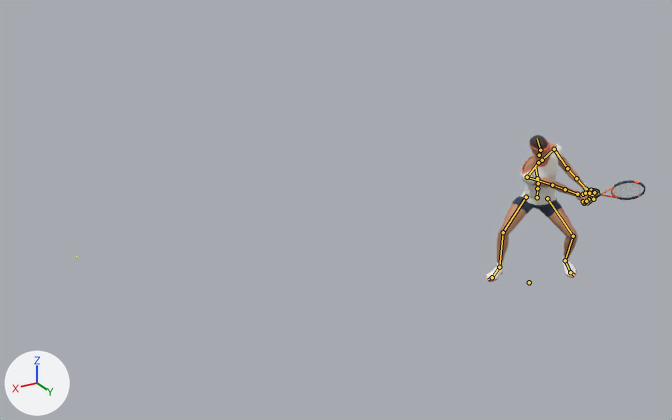
A saved change to the Blender file character-pipeline/kai/kai_08_all.blend.
Before and after are seen from a 50 mm lens placed at (6.35, 7.01, 4.62), pointed at (-2.13, -7.13, -2.45). Arrows for +X, +Y and +Z are at lower left; the lights stay in place. The older version comes first. Both versions are drawn at frame 65 of the action 'Backhand'; the numbers are the values there. The bones that bend it are drawn over the model as lines.

Names of what the first picture shows: 'Kai_Body', 'Kai_Hair', 'Kai_Headband', 'Kai_Racket', 'Kai_Shirt', 'Kai_Shoes', 'Kai_Shorts', 'Kai_Socks', 'Kai_Wristband_R' and 1 more.
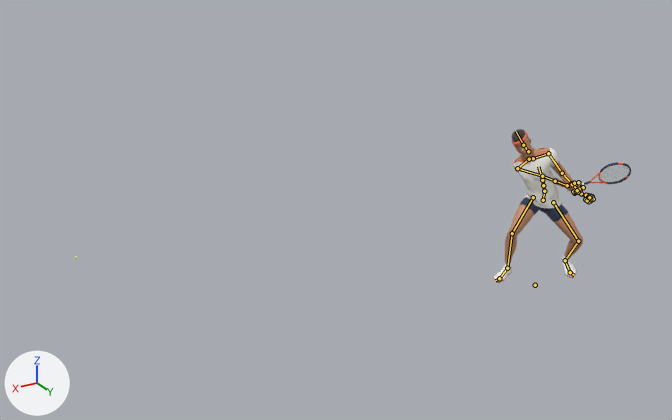
Where the change shows, as pixel boxes [x1, y1, x2, y2] in the pictures (672 x 420 px):
'Kai_Body', posed (12% narrower, 11% taller): before [497, 144, 598, 263]; after [505, 137, 594, 269]
'Kai_Shirt', posed: before [521, 144, 564, 207]; after [513, 148, 562, 210]
'Kai_Shorts', posed (18% taller): before [512, 196, 562, 217]; after [520, 197, 568, 222]
'Kai_Racket', posed (43% taller): before [577, 180, 645, 200]; after [567, 162, 631, 191]
'Kai_Shoes', posed (9% narrower): before [486, 258, 577, 282]; after [494, 258, 577, 283]
'Kai_Hair', posed: before [530, 135, 548, 151]; after [511, 129, 528, 142]
'Kai_StringBed', posed (19% taller): before [613, 183, 643, 198]; after [600, 165, 630, 183]
'Kai_Headband', posed: before [529, 141, 550, 153]; after [512, 131, 527, 146]
'Kai_Socks', posed (11% narrower, 7% taller): before [496, 255, 569, 269]; after [504, 255, 569, 270]
'Kai_Wristband_R', posed (not visible afterwards): before [572, 190, 577, 196]
bone 'Root', root to tip: before (529, 282) to (531, 283); after (535, 285) to (536, 286)
bone 'pelvis', root to tip: before (537, 197) to (537, 188); after (543, 200) to (544, 191)
bone 'spine_01', root to tip: before (537, 188) to (538, 183); after (544, 191) to (543, 185)
bone 'spine_02', root to tip: before (538, 183) to (537, 178); after (543, 185) to (542, 180)
bone 'spine_03', root to tip: before (537, 178) to (535, 167); after (542, 180) to (538, 166)
bone 'upperarm_l', root to tip: before (554, 149) to (567, 168); after (548, 153) to (562, 173)
bone 'upperarm_r', root to tip: before (527, 177) to (552, 185); after (517, 168) to (542, 176)
bone 'hand_r', root to tip: before (577, 194) to (581, 196); after (567, 185) to (570, 186)
bone 'neck_01', root to tip: before (539, 155) to (540, 150); after (528, 151) to (523, 145)
bone 'head', root to tip: before (540, 150) to (537, 138); after (523, 145) to (516, 131)
bone 'thigh_l', root to tip: before (547, 198) to (573, 236); after (553, 202) to (578, 241)
bone 'calf_l', root to tip: before (573, 236) to (565, 260); after (578, 241) to (565, 260)
bone 'thigh_r', root to tip: before (526, 197) to (503, 232); after (533, 197) to (512, 233)
bone 'calf_r', root to tip: before (503, 232) to (499, 267); after (512, 233) to (507, 268)

The change in detail:
Bone 'Root' (bone_root) moves from (-0.189, 0.257, -0.183) to (-0.203, 0.336, -0.183).
Bone 'pelvis' (bone_pelvis) turns from (-40, 143, -15) to (-54, 122, -35) degrees about its own x, y and z.
Bone 'spine_01' (bone_spine_01) turns from (5, 14, 3) to (4, 1, 7) degrees about its own x, y and z.
Bone 'spine_02' (bone_spine_02) turns from (5, 13, 7) to (1, -4, 8) degrees about its own x, y and z.
Bone 'spine_03' (bone_spine_03) turns from (6, 13, 8) to (1, 0, 8) degrees about its own x, y and z.
Bone 'upperarm_l' (bone_upperarm_l) turns from (25, 8, -40) to (-21, -47, -33) degrees about its own x, y and z.
Bone 'upperarm_r' (bone_upperarm_r) turns from (89, -48, -10) to (54, -120, 20) degrees about its own x, y and z.
Bone 'hand_r' (bone_hand_r) turns from (-29, -7, -11) to (-24, -14, -19) degrees about its own x, y and z.
Bone 'neck_01' (bone_neck_01) turns from (0, 1, 4) to (2, 7, 1) degrees about its own x, y and z.
Bone 'head' (bone_head) turns from (0, 0, 4) to (6, 12, 3) degrees about its own x, y and z.
Bone 'thigh_l' (bone_thigh_l) turns from (-45, -4, -14) to (-27, -27, -20) degrees about its own x, y and z.
Bone 'calf_l' (bone_calf_l) turns from (60, -28, 18) to (61, -32, 20) degrees about its own x, y and z.
Bone 'foot_l' (bone_foot_l) turns from (-18, 27, -4) to (-28, 30, -7) degrees about its own x, y and z.
Bone 'thigh_r' (bone_thigh_r) turns from (-55, 17, -18) to (-49, -9, -19) degrees about its own x, y and z.
Bone 'calf_r' (bone_calf_r) turns from (55, 5, -5) to (55, 3, -3) degrees about its own x, y and z.
